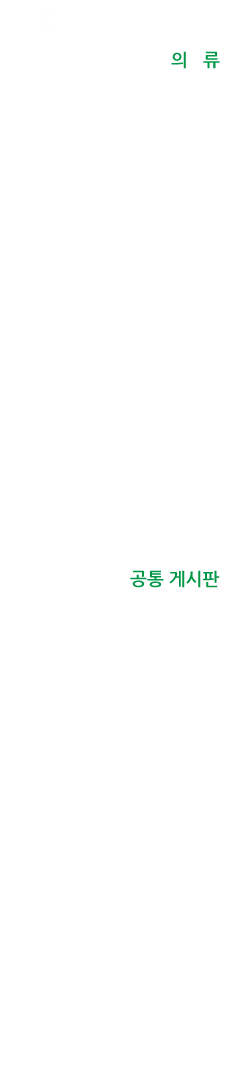
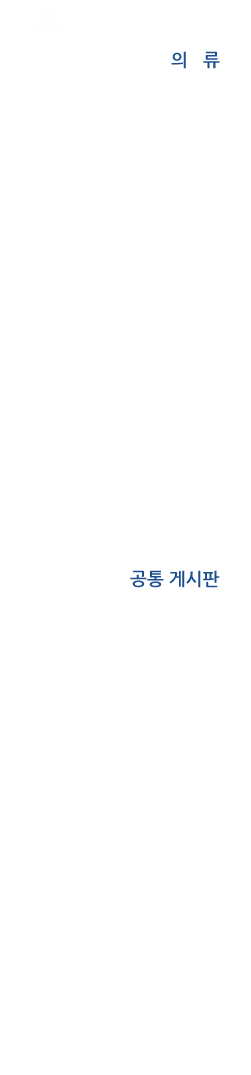
Layered file, before and after one edit (251x1075). Changes by layer:
painted on "의 류 복사" over (x1=130, y1=570, x2=220, y2=588)
painted on "의 류" over (x1=171, y1=51, x2=220, y2=69)
